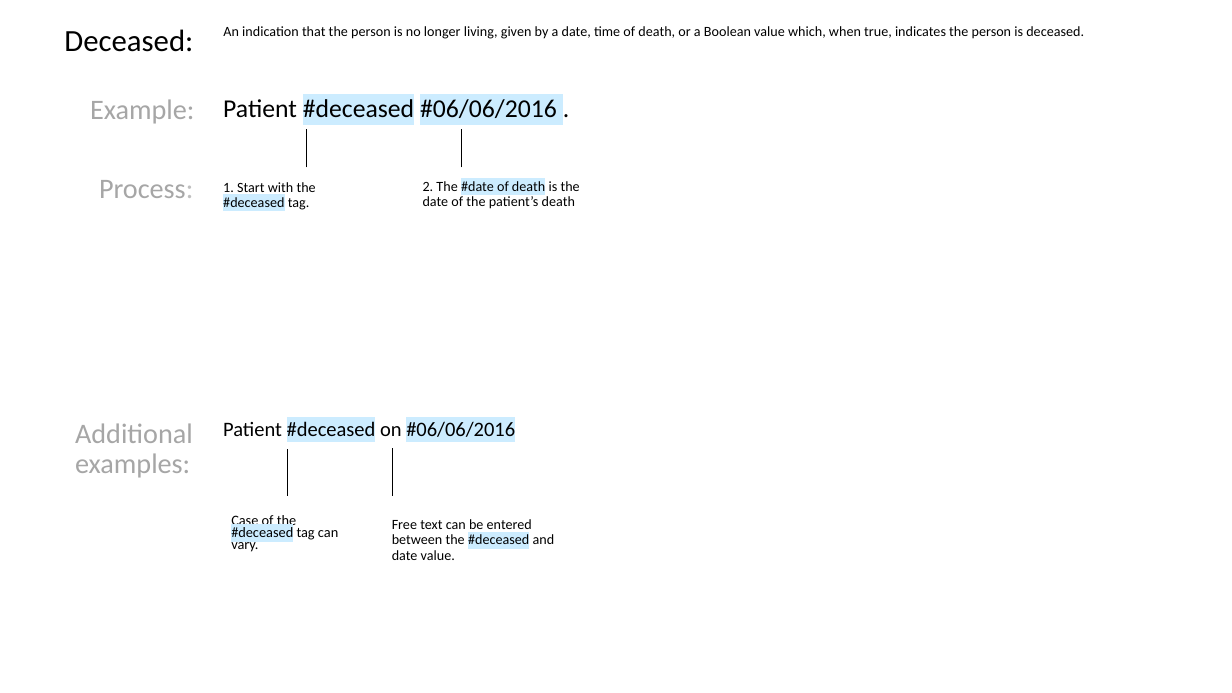
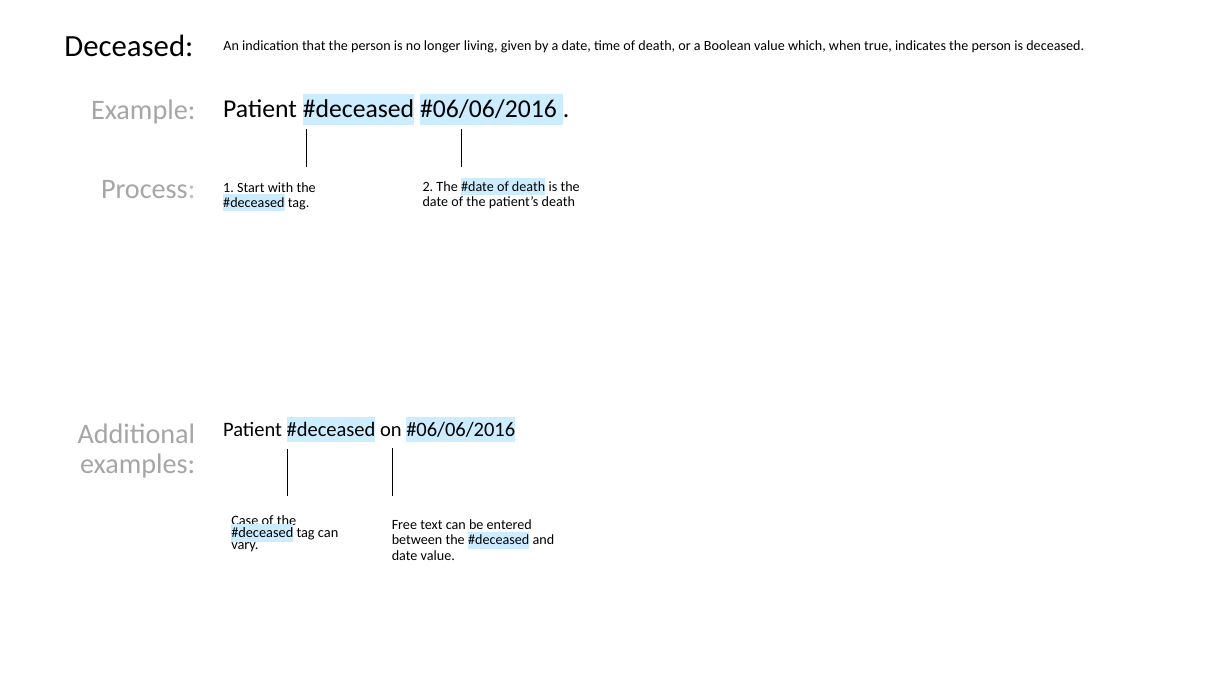
Before and after one commit to FluxNotes/flux, a slide deck: slide 6 of docs/Structured Phrase Format Descriptions.pptx. Drawn at 1232x693 pixels with LibreOffice and Linux fonts; fonts in the diff are those of the drawing. Boxes give left, top, right and bottom in pixels: in the first picture for what was removed or moved away, otherwise in the second. Text is boxed around its words. In the diff, an @@ line names an element or a change of style, - is before the commit and + after.

```diff
--- a/docs/Structured Phrase Format Descriptions.pptx
+++ b/docs/Structured Phrase Format Descriptions.pptx
@@ text "Deceased:" at (64, 34, 193, 57): vertical alignment top to middle @@
@@ text "An indication that the person ..." at (223, 40, 1084, 53): vertical alignment top to middle @@
@@ text "Process:" at (101, 180, 195, 198): alignment left to right @@
@@ text "Additional examples:" at (78, 423, 196, 478): alignment left to right @@
```
Also in this commit, not shown: 4 other slides changed.
